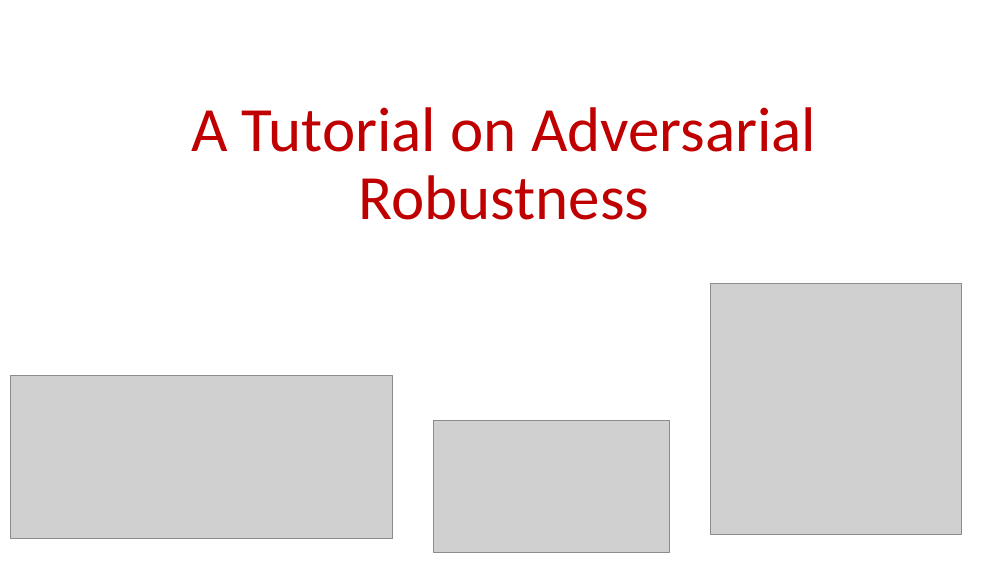
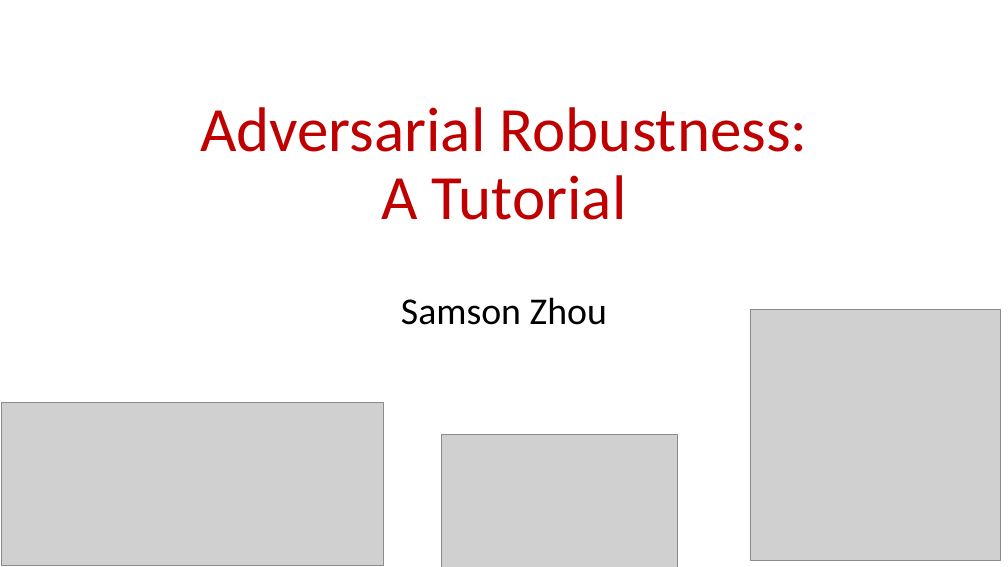
Before and after one commit to samsonzhou/samsonzhou.github.io, a slide deck: slide 1 of other-talks/A Tutorial on Adversarial Robustness.pptx. Drawn at 1008x567 pixels with LibreOffice and Linux fonts; fonts in the diff are those of the drawing; grey boxes stand for pictures. Boxes give left, top, right and bottom in pixels: in the first picture for what was removed or moved away, otherwise in the second. Text is boxed around its words. In the diff, an @@ line names an element or a change of style, - is before the commit and + after.

```diff
--- a/other-talks/A Tutorial on Adversarial Robustness.pptx
+++ b/other-talks/A Tutorial on Adversarial Robustness.pptx
@@ title at box(200, 107, 808, 220): text changed @@
-A Tutorial on Adversarial Robustness
+Adversarial Robustness:
+A Tutorial
@@ subtitle added at box(401, 297, 607, 325), 36 pt, text #000000 @@
+Samson Zhou
@@ picture: place and size @@
-picture at box(711, 284, 962, 535)
+picture at box(750, 309, 1001, 560)
@@ picture: place and size @@
-picture at box(11, 376, 392, 539)
+picture at box(2, 402, 383, 566)
@@ picture: place and size @@
-picture at box(433, 420, 669, 553)
+picture at box(442, 435, 678, 567)
```
Also in this commit, not shown: 8 other slides changed, 8 slides added, 2 slides removed, 1 other file.
